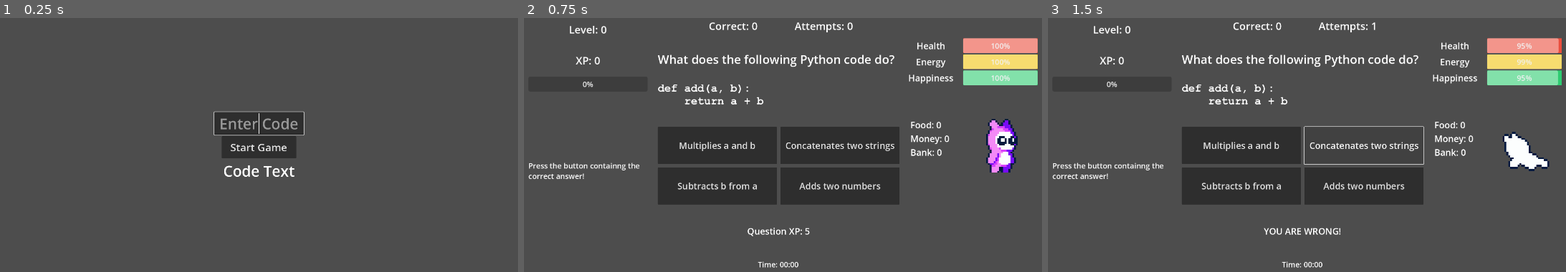
Above: before the commit, frames 1-3 (left to right).
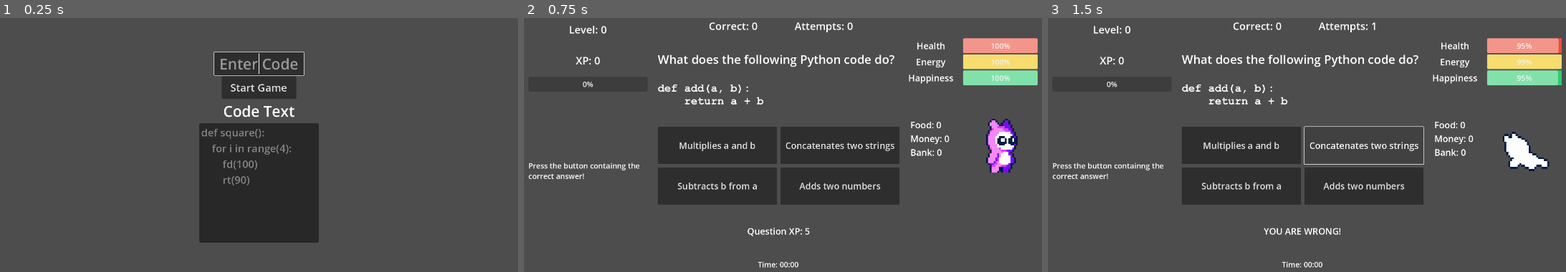
Above: after the commit, the same moments.

Repository: jweimerjr46/update-stats
Game: Godot game, scene res://main_menu.tscn
Two runs of this game, one before a commit and one after it. Both use one fixed random seed, a clock stepped at 60 frames per second and the inputs below.
Inputs:
- Up to frame 1 (0.25 s): no input
- Up to frame 2 (0.75 s): click "Start Game" at 0.5 s
- Up to frame 3 (1.5 s): click "Concatenates two strings" at 1.25 s

The runs differ from the first frame. In frame 1, 13% of the frame differs, in the area x 38-62%, y 13-89%; in frame 2, nothing differs; in frame 3, nothing differs.

Commit message:
started trying the codeedit node on the main menu screen

Diff:
--- a/main_menu.tscn
+++ b/main_menu.tscn
@@ -53,4 +53,14 @@
 horizontal_alignment = 1
 vertical_alignment = 1
 
+[node name="CodeEdit" type="CodeEdit" parent="VBoxContainer"]
+custom_minimum_size = Vector2(0, 400)
+layout_mode = 2
+theme_override_font_sizes/font_size = 35
+text = "def square():
+	for i in range(4):
+		fd(100)
+		rt(90)"
+editable = false
+
 [connection signal="pressed" from="VBoxContainer/StartButton" to="." method="_on_start_button_pressed"]
